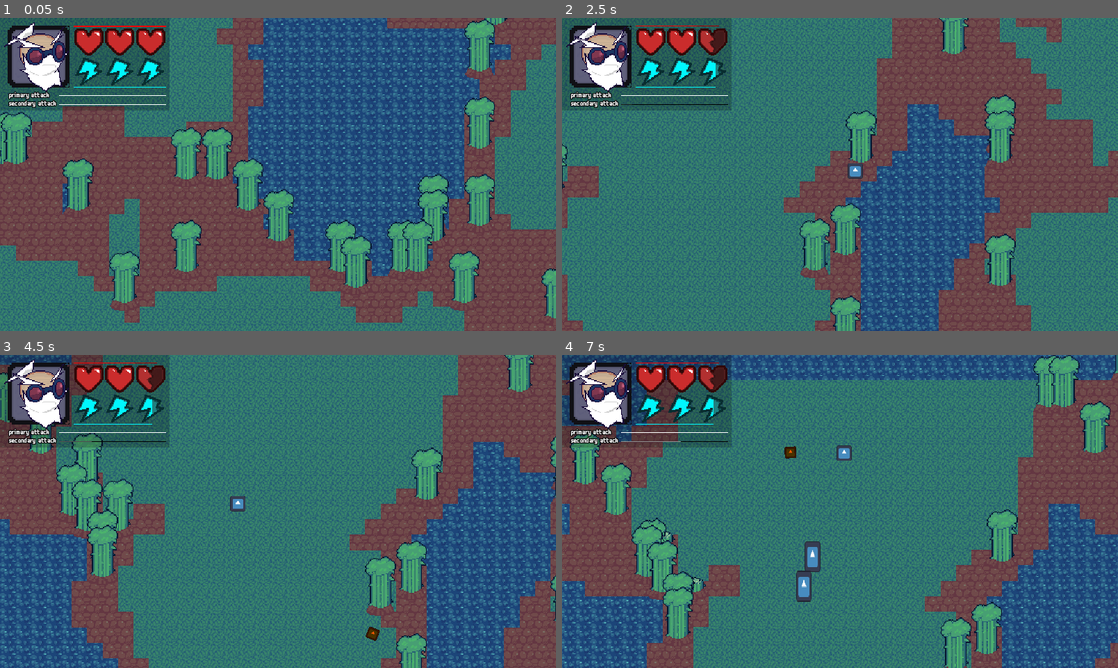
Above: before the commit, frames 1-4 (two rows, left to right).
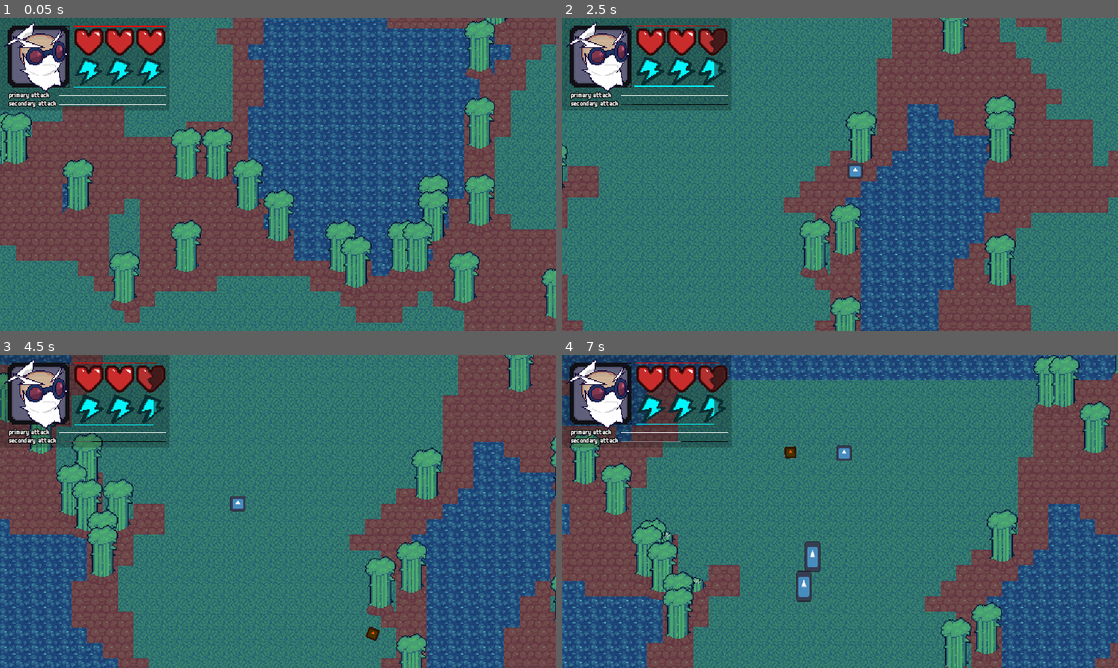
Above: after the commit, the same moments.

Repository: slotling/collateral-damage-gwj71
Game: Godot game, scene res://Scenes/Root/world.tscn
Same seed, same stepped clock (60 frames per second), same inputs: the game is played once before the commit and once after it. The engine's default icon, where the game draws it, is replaced by a stand-in: a white triangle on a blue panel in a dark square.
Inputs (mouse positions are in pixels of both pictures, inside the frame that each line leads up to):
- Up to frame 1 (0.05 s): no input
- Up to frame 2 (2.5 s): move the mouse to (962, 158) at 0.52 s; hold D (right) 0.53-1.28 s; click (962, 158) at 0.6 s; move the mouse to (728, 190) at 1.27 s; hold S (backward) 1.28-2.03 s; right-click (728, 190) at 1.35 s; move the mouse to (895, 105) at 2.02 s; hold D (right) from 2.03 s (still down); hold Shift (run) from 2.03 s (still down)
- Up to frame 3 (4.5 s): move the mouse to (250, 574) at 2.77 s; release D (right) at 2.78 s; release Shift (run) at 2.78 s; hold W (forward) 2.78-3.53 s; click (250, 574) at 2.85 s; move the mouse to (444, 558) at 3.52 s; hold A (left) from 3.53 s (still down); right-click (444, 558) at 3.6 s; move the mouse to (111, 464) at 4.27 s; tap Shift (run) at 4.35 s
- Up to frame 4 (7 s): move the mouse to (867, 511) at 5.02 s; release A (left) at 5.03 s; hold S (backward) 5.03-5.78 s; click (867, 511) at 5.1 s; move the mouse to (756, 433) at 5.77 s; hold D (right) 5.78-6.53 s; right-click (756, 433) at 5.85 s; move the mouse to (962, 495) at 6.52 s; hold W (forward) from 6.53 s (still down); hold Shift (run) from 6.53 s (still down)

The runs differ from the first frame. In frame 1, less than 0.1% of the frame differs, in the area x 1-74%, y 43-79%; in frame 2, 0.4%, in the area x 13-28%, y 12-23%; in frame 3, 0.3%; in frame 4, 0.1%.
Error before the commit: Invalid operands 'Nil' and 'Vector2' in operator '+'. (res://Handlers/SpriteShaker.gd:45)

Commit message:
fixed broken bamboo sprites

Diff:
--- a/Scenes/Environment/bamboo.tscn
+++ b/Scenes/Environment/bamboo.tscn
@@ -533,10 +533,12 @@
 hframes = 5
 
 [node name="Sprite2D" parent="." index="3"]
+z_index = -1
 texture = SubResource("AtlasTexture_mndo6")
 offset = Vector2(0, -16)
 
 [node name="GrownSprite" type="Sprite2D" parent="Sprite2D" index="0"]
+z_as_relative = false
 y_sort_enabled = true
 texture = ExtResource("4_fna0w")
 offset = Vector2(0, -70)
--- a/UI/gui.tscn
+++ b/UI/gui.tscn
@@ -29,11 +29,13 @@
 
 [node name="HeartShaker" parent="." node_paths=PackedStringArray("sprite") instance=ExtResource("7_yytos")]
 sprite = NodePath("../Control/HBoxContainer/VBoxContainer/Hearts")
+offset_property = "texture_progress_offset"
 pause_interval = 0.01
 offset_range = 7
 
 [node name="StaminaShaker" parent="." node_paths=PackedStringArray("sprite") instance=ExtResource("7_yytos")]
 sprite = NodePath("../Control/HBoxContainer/VBoxContainer/Stamina")
+offset_property = "texture_progress_offset"
 pause_interval = 0.01
 offset_range = 1
 
--- a/global.gd
+++ b/global.gd
@@ -27,7 +27,7 @@
 	if FileAccess.file_exists(save_path):
 		var file = FileAccess.open(save_path, FileAccess.WRITE)
 		file.store_var(data)
-		print_rich("[rainbow freq=1.0 sat=0.8 val=0.8]" + str(data) + "[/rainbow]\n[img=160x160]res://UI/megarion.jpg[/img]")
+		print_rich("[rainbow freq=1.0 sat=0.8 val=0.8]" + str(data) + "[/rainbow]")
 		file.close()
 		load_data()
 
Not shown: 1 places in UI/gui.tscn that only renumber resources
